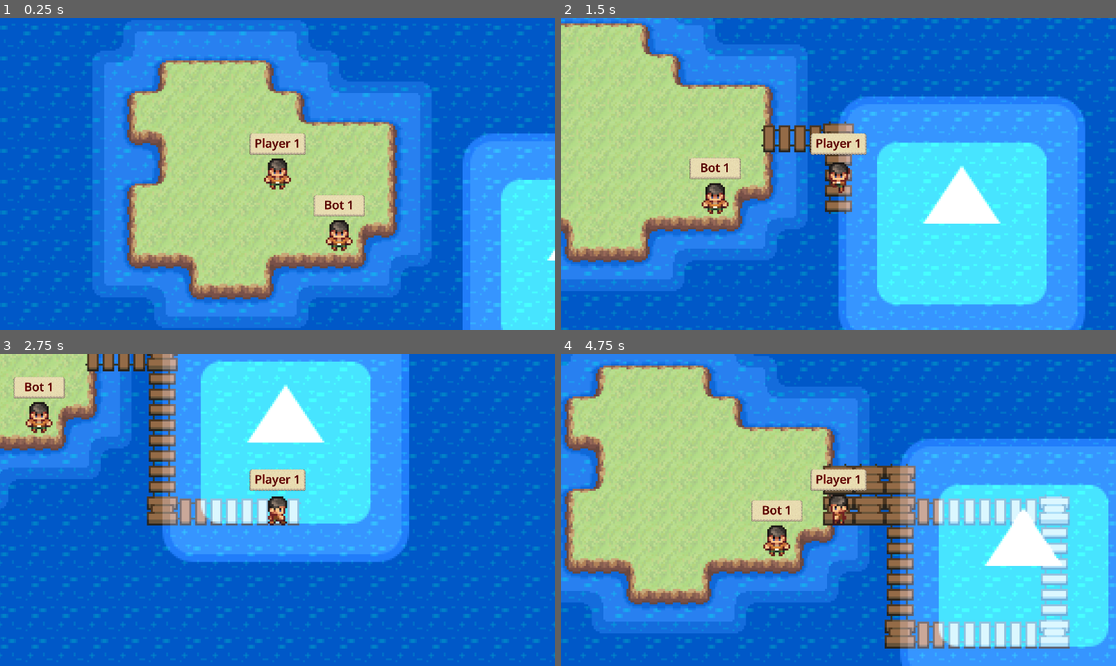
Above: before the commit, frames 1-4 (two rows, left to right).
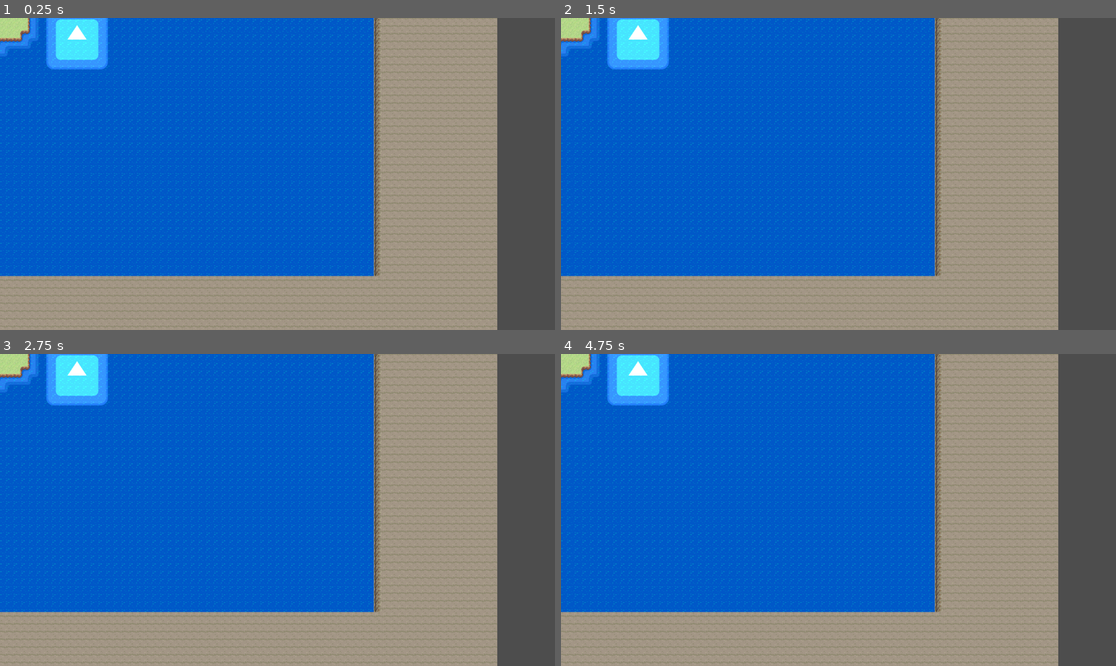
Above: after the commit, the same moments.

Repository: filippo-orru/island-tag-game
Game: Godot game, scene res://world.tscn
The game is run twice, just before and just after one commit, with the same random seed, the same clock (stepped at 60 frames per second) and the same inputs. The engine's default icon, where the game draws it, is replaced by a stand-in: a white triangle on a blue panel in a dark square.
Inputs:
- Up to frame 1 (0.25 s): no input
- Up to frame 2 (1.5 s): tap Enter at 0.5 s; hold Right (ui_right) 0.53-1.28 s; hold Down (ui_down) from 1.28 s (still down)
- Up to frame 3 (2.75 s): release Down (ui_down) at 2.03 s; hold Right (ui_right) from 2.03 s (still down)
- Up to frame 4 (4.75 s): release Right (ui_right) at 2.78 s; hold Up (ui_up) 2.78-3.53 s; hold Left (ui_left) from 3.53 s (still down)

The runs differ from the first frame. In frame 1, 83% of the frame differs, in the area x 0-100%, y 0-100%; in frame 2, 86%; in frame 3, 80%; in frame 4, 88%.

Commit message:
Add basic multiplayer

Diff:
--- /dev/null
+++ b/MainMenu.gd
@@ -0,0 +1,61 @@
+extends Node2D
+
+@export var player : PackedScene
+@export var world : PackedScene
+
+# Called when the node enters the scene tree for the first time.
+func _ready():
+	pass # Replace with function body.
+
+
+# Called every frame. 'delta' is the elapsed time since the previous frame.
+func _process(delta):
+	pass
+
+
+func _on_host_button_pressed():
+	var peer = ENetMultiplayerPeer.new()
+	peer.create_server(9064)
+	multiplayer.multiplayer_peer = peer
+
+	multiplayer.peer_disconnected.connect(remove_player)
+
+	load_game()
+
+
+func _on_connect_button_pressed():
+	var peer = ENetMultiplayerPeer.new()
+	peer.create_client(%To.text, 9064)
+	multiplayer.multiplayer_peer = peer
+
+	multiplayer.connected_to_server.connect(load_game) # Loads only if connected to a server
+	multiplayer.server_disconnected.connect(server_offline)
+
+
+func load_game():
+	%MainMenu.hide()
+	%LocalScenes.add_child(world.instantiate())
+	add_player.rpc(multiplayer.get_unique_id())
+
+
+@rpc("any_peer", "call_local") # Add "call_local" if you also want to spawn a player from the server
+func add_player(id):
+	var player_instance = player.instantiate()
+	player_instance.name = str(id)
+
+	player_instance.position = Vector2(0, 0)
+	player_instance.playerName = "Player 1"
+	player_instance.controller = PlayerKeyboardControllStrategy.new() # TODO fixme for network
+
+
+	%SpawnTarget.add_child(player_instance)
+
+@rpc("any_peer")
+func remove_player(id):
+	if %SpawnTarget.get_node(str(id)):
+		%SpawnTarget.get_node(str(id)).queue_free()
+
+func server_offline():
+	%Menu.show()
+	if %LocalScenes.get_child(0):
+		%LocalScenes.get_child(0).queue_free()
--- /dev/null
+++ b/MainMenu.tscn
@@ -0,0 +1,55 @@
+[gd_scene load_steps=4 format=3 uid="uid://bjekja44xol4g"]
+
+[ext_resource type="Script" path="res://MainMenu.gd" id="1_p5tuy"]
+[ext_resource type="PackedScene" uid="uid://c4ll6sfrlstyu" path="res://player/player.tscn" id="2_5ul1v"]
+[ext_resource type="PackedScene" uid="uid://bdlafsg6ckc8h" path="res://world.tscn" id="3_g0kqh"]
+
+[node name="GlobalScene" type="Node2D"]
+script = ExtResource("1_p5tuy")
+player = ExtResource("2_5ul1v")
+world = ExtResource("3_g0kqh")
+
+[node name="MainMenu" type="Control" parent="."]
+unique_name_in_owner = true
+layout_mode = 3
+anchors_preset = 0
+offset_right = 94.0
+offset_bottom = 154.0
+
+[node name="MarginContainer" type="MarginContainer" parent="MainMenu"]
+offset_right = 94.0
+offset_bottom = 154.0
+
+[node name="VBoxContainer" type="VBoxContainer" parent="MainMenu/MarginContainer"]
+layout_mode = 2
+
+[node name="HostButton" type="Button" parent="MainMenu/MarginContainer/VBoxContainer"]
+layout_mode = 2
+text = "Host Game"
+
+[node name="Label" type="Label" parent="MainMenu/MarginContainer/VBoxContainer"]
+layout_mode = 2
+text = "--- or ---
+Host IP:"
+horizontal_alignment = 1
+
+[node name="IPAddress" type="LineEdit" parent="MainMenu/MarginContainer/VBoxContainer"]
+layout_mode = 2
+placeholder_text = "1.2.3.4"
+
+[node name="ConnectButton" type="Button" parent="MainMenu/MarginContainer/VBoxContainer"]
+layout_mode = 2
+text = "Join Game"
+
+[node name="SpawnTarget" type="Node2D" parent="."]
+unique_name_in_owner = true
+
+[node name="MultiplayerSpawner" type="MultiplayerSpawner" parent="."]
+_spawnable_scenes = PackedStringArray("res://player/player.tscn")
+spawn_path = NodePath("../SpawnTarget")
+
+[node name="LocalScenes" type="Node" parent="."]
+unique_name_in_owner = true
+
+[connection signal="pressed" from="MainMenu/MarginContainer/VBoxContainer/HostButton" to="." method="_on_host_button_pressed"]
+[connection signal="pressed" from="MainMenu/MarginContainer/VBoxContainer/ConnectButton" to="." method="_on_connect_button_pressed"]
--- a/World.gd
+++ b/World.gd
@@ -11,6 +11,8 @@
 
 func _ready():
 	_instance = self if _instance == null else _instance
+
+	return
 
 	var player: Player = _player_scene.instantiate()
 	player.position = Vector2(0, 0)
